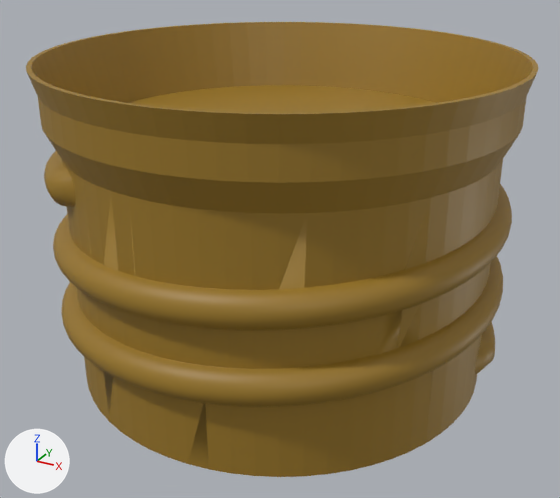
The glTF model src/assets/glb/laboratory/bulb_pin.glb, before and after one commit.
The view is the same before and after, from a 50 mm lens placed at (17.001, 15.954, 11.471), pointed at (16.491, 16.882, 11.007). Arrows for +X, +Y and +Z are at lower left; the lights stay in place. Vertices at the same position are counted once.

Script lines for the objects in view, before the commit:
```python
me_bulb_pin = bpy.data.meshes.new('bulb_pin')
me_bulb_pin.from_pydata(...)  # 7148 vertices, 15006 faces; spans x -0.324..0.324, y -0.324..0.324, z -1.348..-0.706
me_bulb_pin.materials.append(mat_bulb_pin)  # yellow #9b7826
ob_bulb_pin = bpy.data.objects.new('bulb_pin', me_bulb_pin)
ob_bulb_pin.location = (16.5, 16.87, 12.0)
```
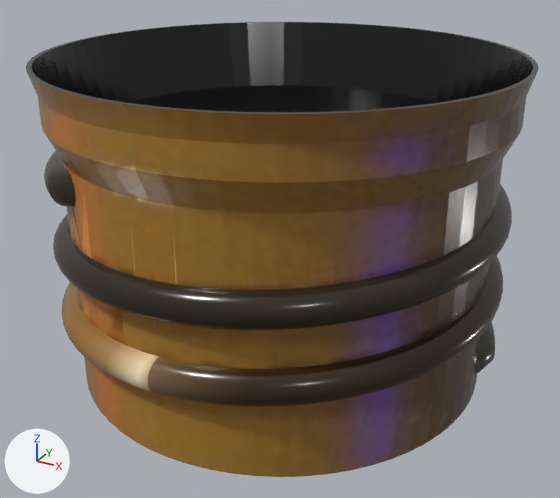
The newer file is also rescaled (x1.9), turned or shifted as a whole; pictures and numbers use the older file's frame.

What the commit changed:
Picture 'bulb_pin_BAKING' (img_bulb_pin_baking) is new.
Material 'bubl_pin' (mat_bubl_pin) is new.
Its texture is img_bulb_pin_baking.
Its roughness is 0.2.
me_bulb_pin has 7148 vertices, 15006 faces and spans x -0.324..0.324, y -0.324..0.324, z -1.348..-0.706.
me_bulb_pin is used by ob_bulb_pin; location (16.5, 16.87, 12.0).
me_bulb_pin part 1: 13505 faces spanning x -0.324..0.324, y -0.324..0.324, z -1.348..-0.706 switch from mat_bulb_pin (yellow #9b7826) to mat_bubl_pin (picture img_bulb_pin_baking).

Where the change shows, as pixel boxes (x1, y1, x2, y2) in the pictures (560 x 498 px):
part 1 of me_bulb_pin, recoloured
    both: (26, 22, 539, 472)
